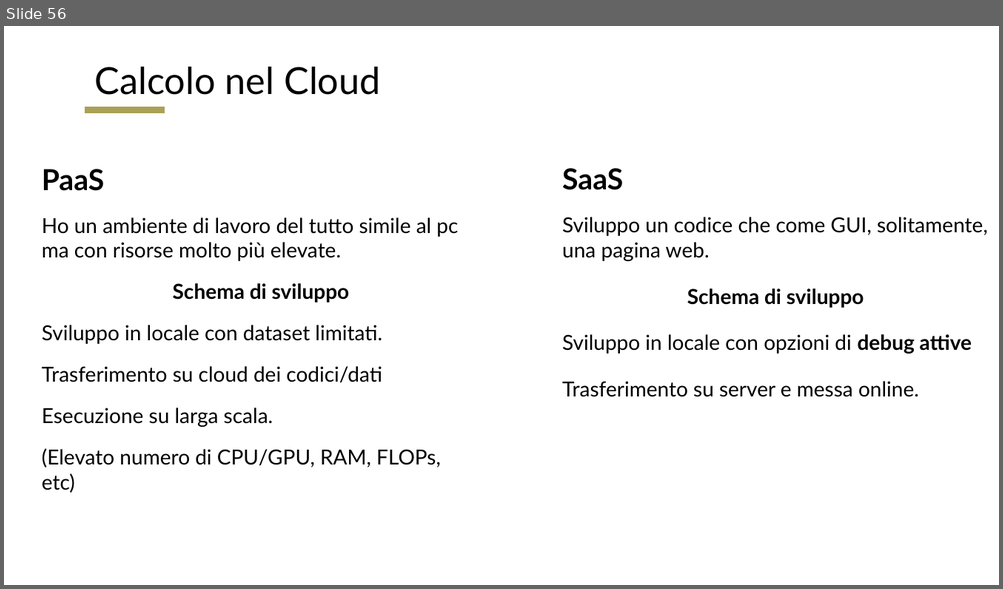
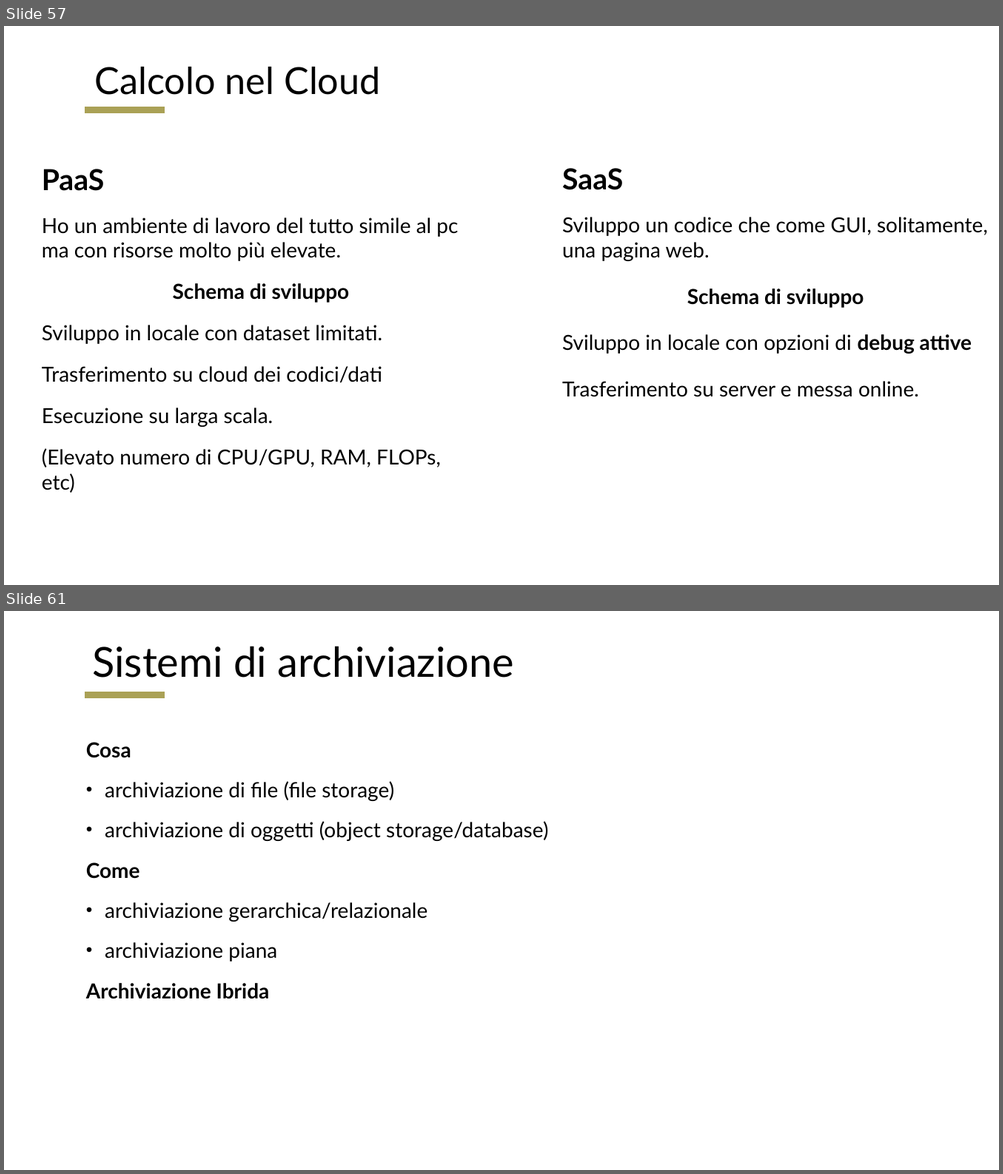
Before and after one commit to RomoloPoliti-INAF/PhDCourse2022, a slide deck: Cloud_Archive_and_Computation.pptx. Shown one above the other, each under a label of ours: slide 56 before the commit, slides 57 and 61 after it; the slides between them are not shown. The pictures are 1003x589 and 1003x1174 pixels, drawn with LibreOffice and Linux fonts; fonts in the diff are those of the drawing. Boxes give left, top, right and bottom in pixels: in the first picture for what was removed or moved away, otherwise in the second. Text is boxed around its words. In the diff, an @@ line names an element or a change of style, - is before the commit and + after.

```diff
--- a/Cloud_Archive_and_Computation.pptx
+++ b/Cloud_Archive_and_Computation.pptx
@@ slide 61 added at [4,611,999,1170], background #FFFFFF; not listed: 1 template element that a slide beside it also shows @@
@@ title added at [92,646,514,678], 40 pt, text #000000 @@
+Sistemi di archiviazione
@@ text added at [86,742,548,999], 20 pt, text #000000 @@
+Cosa
+• archiviazione di file (file storage)
+• archiviazione di oggetti (object storage/database)
+Come
+• archiviazione gerarchica/relazionale
+• archiviazione piana
+Archiviazione Ibrida
@@ what was slide 56 is now slide 57 @@
```
Also in this commit, not shown: 11 slides changed, 21 other slides added.
